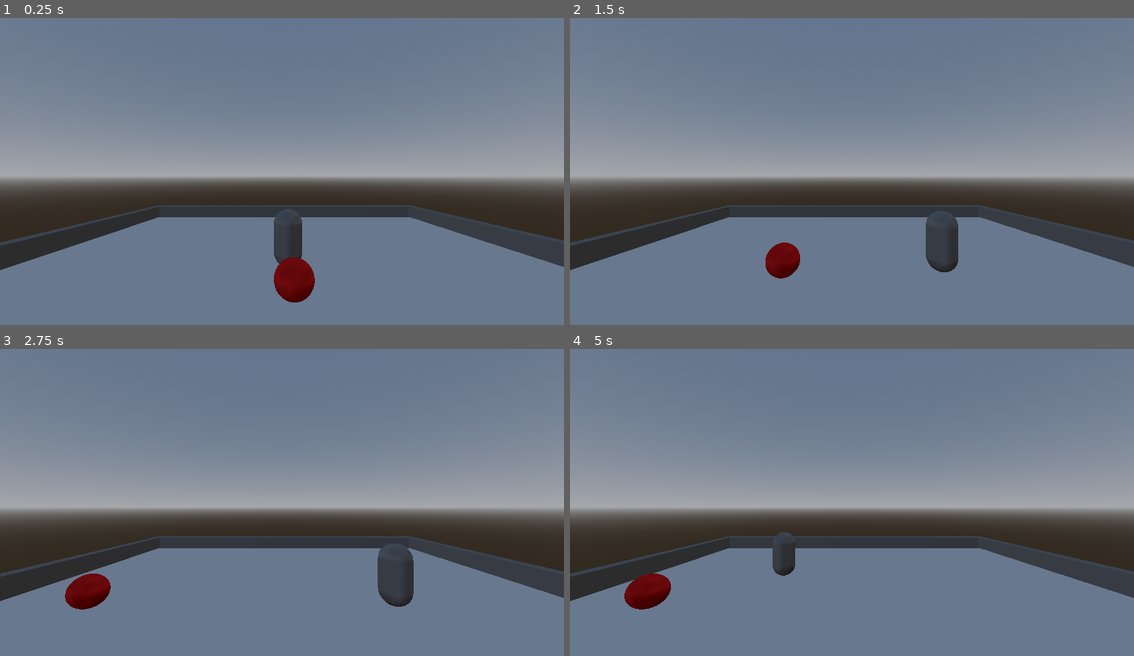
Above: before the commit, frames 1-4 (two rows, left to right).
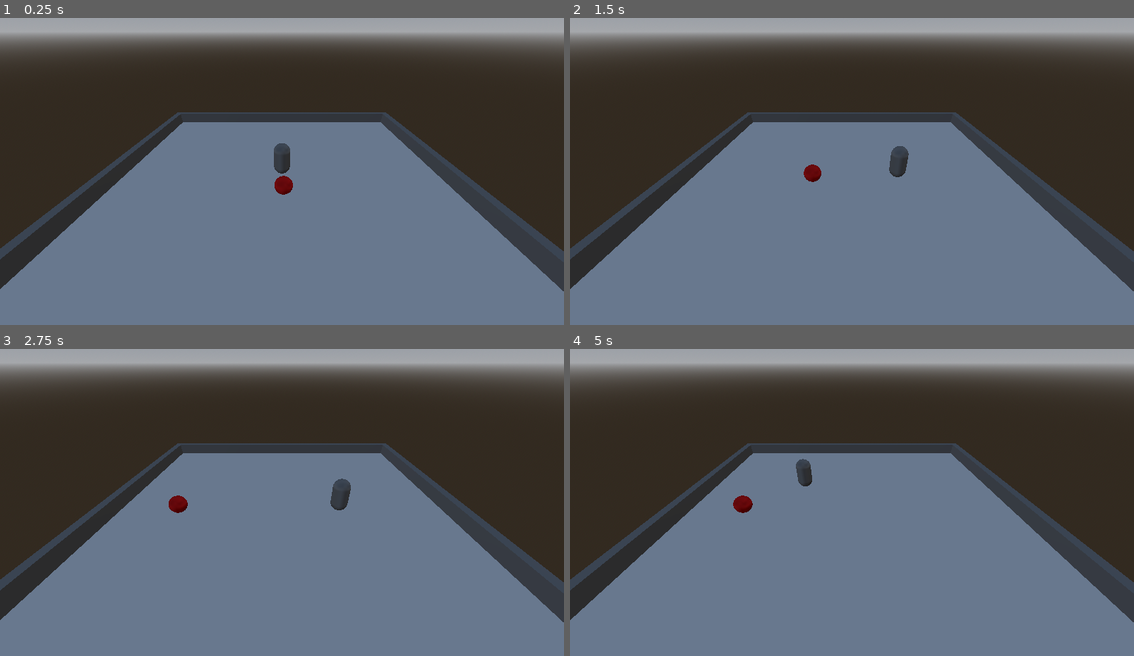
Above: after the commit, the same moments.

Repository: imalexlov1/BomberMan
Game: Godot game, scene res://bomberman/main.tscn
The game is run twice, just before and just after one commit, with the same random seed, the same clock (stepped at 60 frames per second) and the same inputs.
Inputs:
- Up to frame 1 (0.25 s): no input
- Up to frame 2 (1.5 s): hold D (droite) 0.53-1.28 s; tap S (reculer) at 0.6, 1.35 s; hold Left (gauche) from 1.28 s (still down)
- Up to frame 3 (2.75 s): release Left (gauche) at 2.03 s; hold D (droite) from 2.03 s (still down); tap S (reculer) at 2.1 s
- Up to frame 4 (5 s): release D (droite) at 2.78 s; hold W (avancer) 2.78-3.53 s; tap S (reculer) at 2.85, 3.6, 4.35 s; hold Left (gauche) from 3.53 s (still down)

The runs differ from the first frame. In frame 1, 65% of the frame differs, in the area x 0-100%, y 0-93%; in frame 2, 65%; in frame 3, 65%, in the area x 0-100%, y 0-89%; in frame 4, 65%.

Commit message:
fix hitbox mur

Diff:
--- a/bomberman/main.tscn
+++ b/bomberman/main.tscn
@@ -22,7 +22,7 @@
 environment = SubResource("Environment_1bvp3")
 
 [node name="Camera3D" type="Camera3D" parent="."]
-transform = Transform3D(1, 0, 0, 0, 1, 0, 0, 0, 1, -0.2104088, 3.2781737, 7.2948613)
+transform = Transform3D(1, 0, 0, 0, 0.81915206, 0.57357645, 0, -0.57357645, 0.81915206, 0, 7.5, 11)
 
 [node name="Mur" parent="." instance=ExtResource("1_0vp4s")]
 transform = Transform3D(1, 0, 0, 0, 1, 0, 0, 0, 1, 0, -0.3007927, -9.472788)
--- a/bomberman/mur/mur.tscn
+++ b/bomberman/mur/mur.tscn
@@ -64,5 +64,5 @@
 mesh = SubResource("BoxMesh_u5x54")
 
 [node name="CollisionShape3D" type="CollisionShape3D" parent="StaticBody3D4"]
-transform = Transform3D(-4.371139e-08, 0, 1, 0, 1, 0, -1, 0, -4.371139e-08, -10.5878105, 0, 10.152543)
+transform = Transform3D(-4.371139e-08, 0, 1, 0, 1, 0, -1, 0, -4.371139e-08, -10.310845, 0.6443019, 9.70489)
 shape = SubResource("BoxShape3D_0d5uy")
